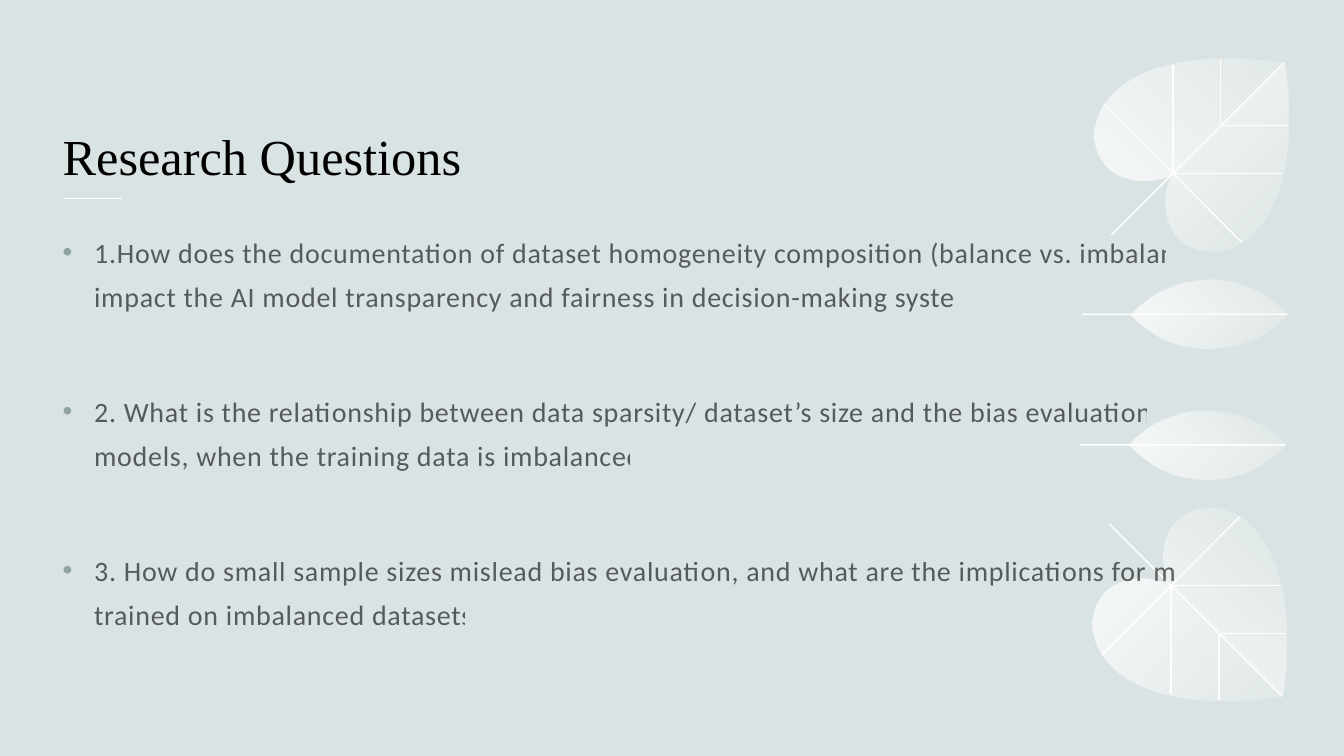
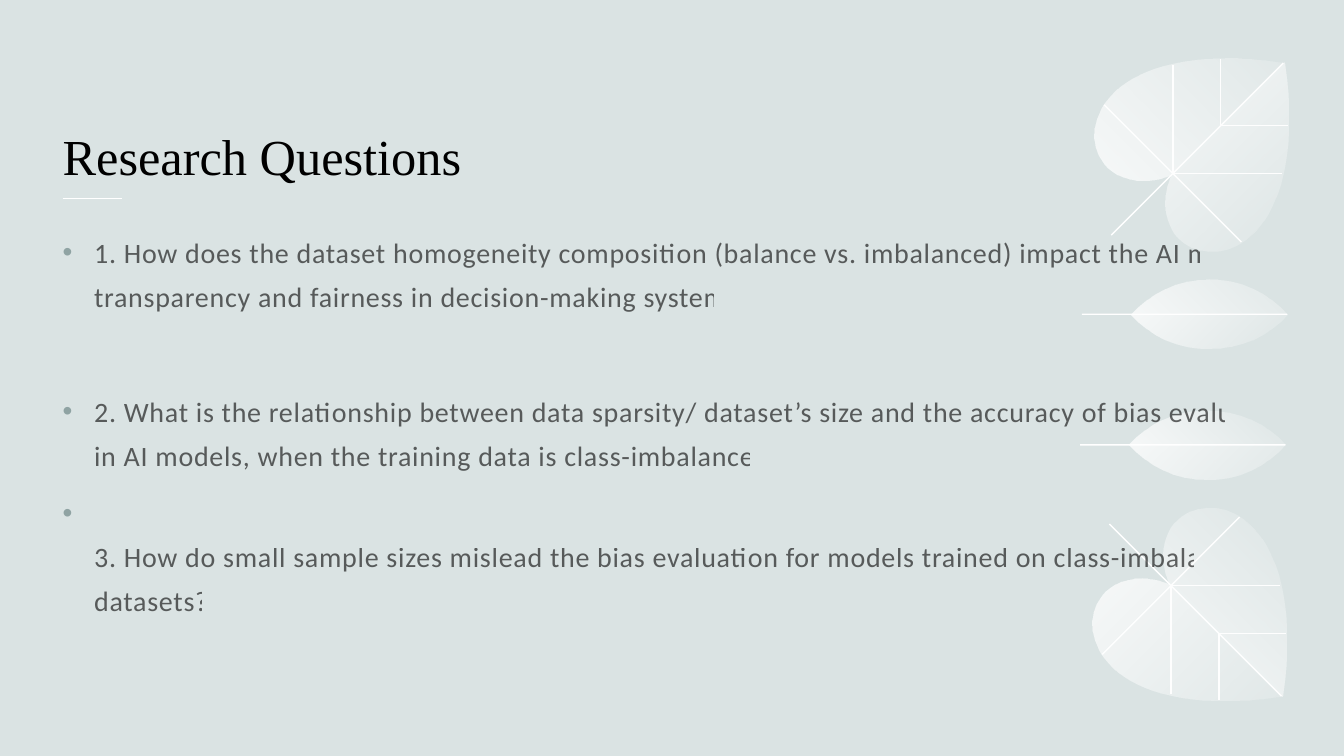
Before and after one commit to hennypurwadi/Imbalanced-or-Balanced-Dataset-Composition, a slide deck: slide 6 of 202370140_XAI_Presentation_1.pptx. Drawn at 1344x756 pixels with LibreOffice and Linux fonts; fonts in the diff are those of the drawing. Boxes give left, top, right and bottom in pixels: in the first picture for what was removed or moved away, otherwise in the second. Text is boxed around its words. In the diff, an @@ line names an element or a change of style, - is before the commit and + after.

```diff
--- a/202370140_XAI_Presentation_1.pptx
+++ b/202370140_XAI_Presentation_1.pptx
@@ text at [94,243,1295,611]: text changed @@
-• 1.How does the documentation of dataset homogeneity composition (balance vs. imbalanced) impact the AI model transparency and fairness in decision-making systems?
-• 2. What is the relationship between data sparsity/ dataset’s size and the bias evaluation in AI models, when the training data is imbalanced ?
-• 3. How do small sample sizes mislead bias evaluation, and what are the implications for models trained on imbalanced datasets?
+• 1. How does the dataset homogeneity composition (balance vs. imbalanced) impact the AI model transparency and fairness in decision-making systems?
+• 2. What is the relationship between data sparsity/ dataset’s size and the accuracy of bias evaluation in AI models, when the training data is class-imbalanced ?
+• 3. How do small sample sizes mislead the bias evaluation for models trained on class-imbalanced datasets?
```
Also in this commit, not shown: 8 other slides changed, 3 slides added, 1 slide removed, 1 other file.
